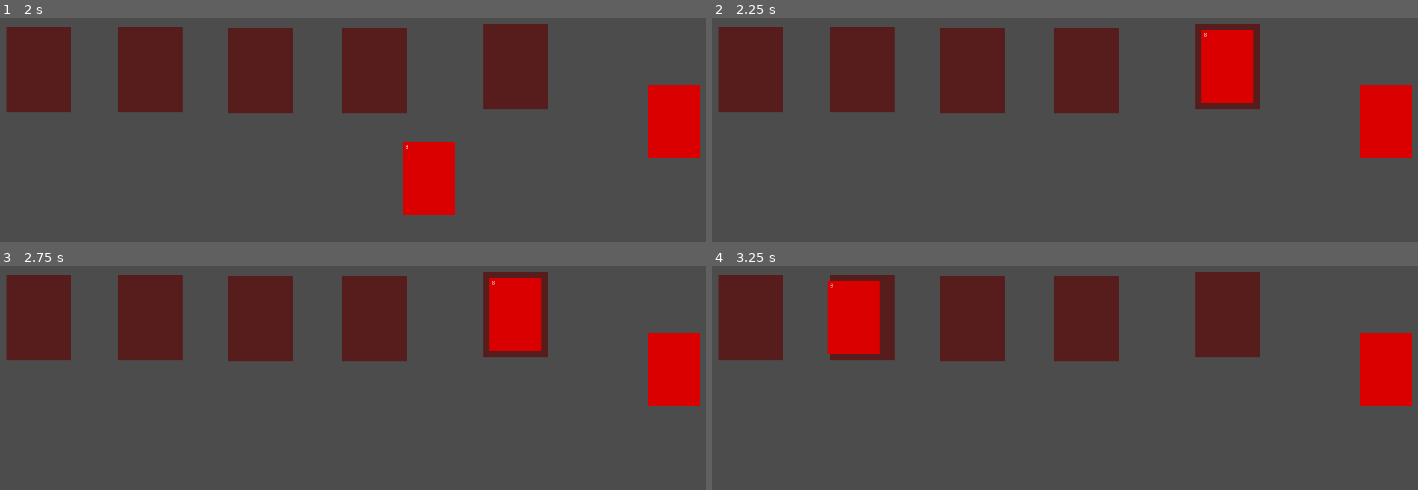
Above: before the commit, frames 1-4 (two rows, left to right).
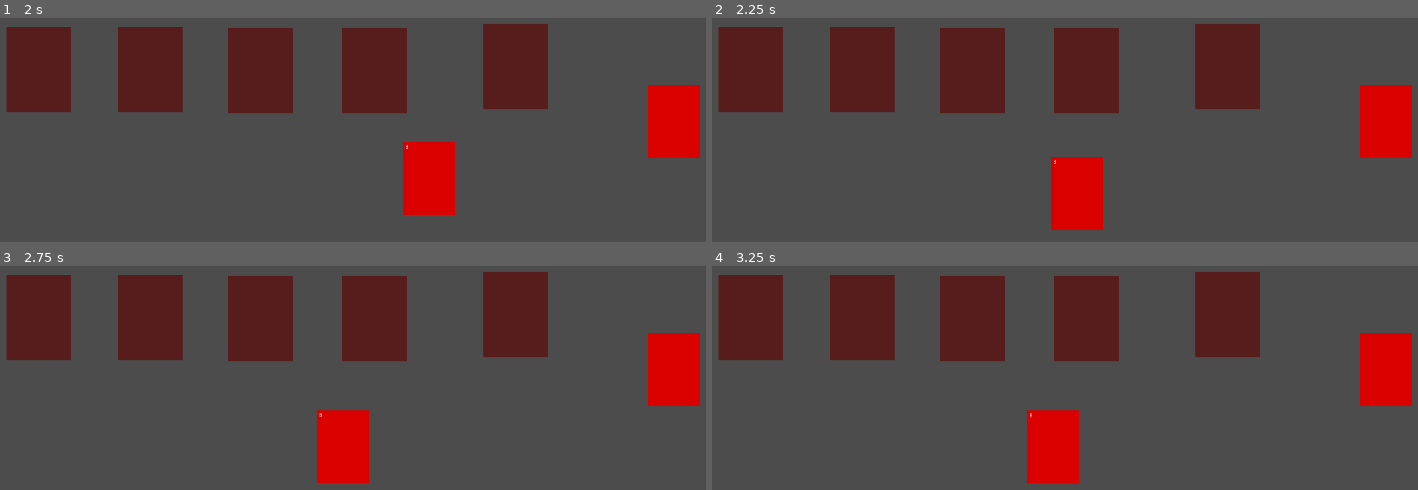
Above: after the commit, the same moments.

Repository: chalkchaser/tcg-element
Game: Godot game, scene res://PlaySpace.tscn
Same seed, same stepped clock (60 frames per second), same inputs: the game is played once before the commit and once after it.
Inputs (mouse positions are in pixels of both pictures, inside the frame that each line leads up to):
- Up to frame 1 (2 s): tap Enter at 0.5 s; drag from (670, 121) to (42, 69) at 0.52 s; drag from (353, 197) to (670, 121) at 1.27 s
- Up to frame 2 (2.25 s): move the mouse to (outside the picture) at 2.02 s; click (outside the picture) at 2.1 s
- Up to frame 3 (2.75 s): no input
- Up to frame 4 (3.25 s): tap Space at 2.75 s; drag from (1227, 315) to (754, 317) at 2.77 s

Frame 1 is identical in both runs. In frame 2, 4.8% of the frame differs, in the area x 48-77%, y 5-95%; in frame 3, 4.8%; in frame 4, 4.9%, in the area x 16-52%, y 6-98%.

Commit message:
cards that are now released can be dropped on the field

Diff:
--- a/FieldSlot.gd
+++ b/FieldSlot.gd
@@ -4,7 +4,8 @@
 # Declare member variables here. Examples:
 # var a = 2
 # var b = "text"
-
+var connected_card
+var hovered = false
 
 # Called when the node enters the scene tree for the first time.
 func _ready():
@@ -13,25 +14,31 @@
 
 # Called every frame. 'delta' is the elapsed time since the previous frame.
 func _process(delta):
+
 		if Input.is_action_just_released("click"):
 			link_card()
 
 
+#checks if cards are hovered
 
-var connected_card
 func _on_FieldSlot_area_entered(area):
+	hovered = true
 	if(area.get_parent().get_parent().name == "Hand"):
 		connected_card = area.get_parent()
+
+func _on_FieldSlot_area_exited(area):
+	hovered = false
+	#if(area.get_parent().get_parent().name == "Hand"):
+	#connected_card = null
+
 
 
 
 func link_card():
 	#print("trump"+ String(card.trumpValue))
-		if(connected_card != null):
+		if(connected_card != null and hovered ==true):
 			if(connected_card.get_parent().name == "Hand"):
 				connected_card.get_parent().remove_child(connected_card)
-			connected_card.position.x = 0
-			connected_card.position.y = 0
+				connected_card.position.x = 0
+				connected_card.position.y = 0
 			self.add_child(connected_card)
-
-			#card.position = self.position
--- a/FieldSlot.tscn
+++ b/FieldSlot.tscn
@@ -19,3 +19,4 @@
 texture = ExtResource( 2 )
 
 [connection signal="area_entered" from="." to="." method="_on_FieldSlot_area_entered"]
+[connection signal="area_exited" from="." to="." method="_on_FieldSlot_area_exited"]
